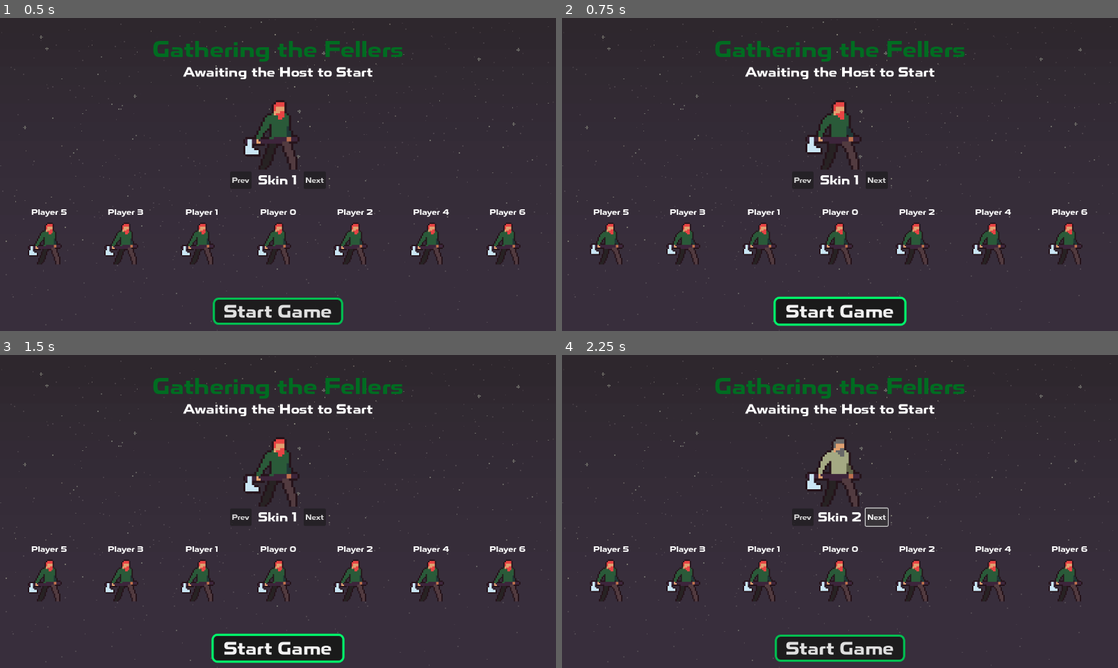
Above: before the commit, frames 1-4 (two rows, left to right).
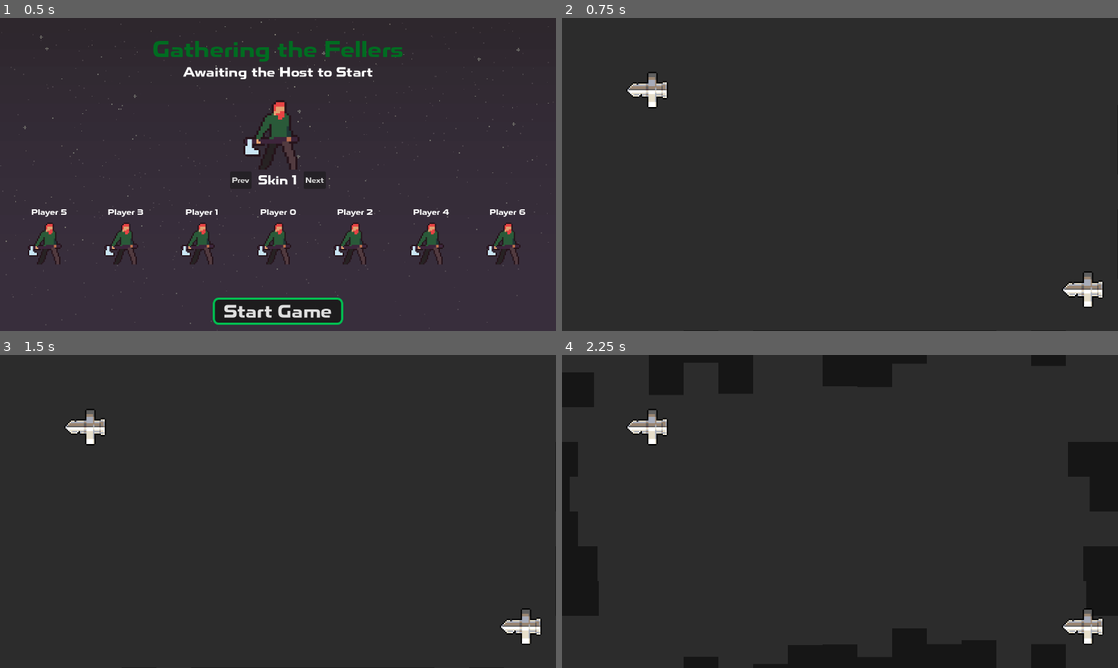
Above: after the commit, the same moments.

Repository: Lertos/last-feller-alive
Game: Godot game, scene res://scenes/lobby/lobby.tscn
The game is run twice, just before and just after one commit, with the same random seed, the same clock (stepped at 60 frames per second) and the same inputs. This scene is started directly instead of the project's main scene.
Inputs (mouse positions are in pixels of both pictures, inside the frame that each line leads up to):
- Up to frame 1 (0.5 s): no input
- Up to frame 2 (0.75 s): click "Start Game" at 0.5 s
- Up to frame 3 (1.5 s): click (278, 649) at 1.25 s, where only the run before the commit has a clickable "Start Game"
- Up to frame 4 (2.25 s): click (878, 517) at 2 s, where only the run before the commit has a clickable "Next"

Frame 1 is identical in both runs. In frame 2, 7.5% of the frame differs, in the area x 0-100%, y 1-100%; in frame 3, 7.5%; in frame 4, 16%, in the area x 0-100%, y 0-100%.

Commit message:
Moving logic to the correct places

Diff:
--- a/scenes/lobby/lobby.gd
+++ b/scenes/lobby/lobby.gd
@@ -6,6 +6,8 @@
 
 
 func _ready():
+	$VB/StartButton.visible = multiplayer.is_server()
+
 	setup_player_spots()
 
 
@@ -24,3 +26,15 @@
 			new_player.position.x = (i / 2) * space_per_player
 		elif i % 2 != 0:
 			new_player.position.x -= (floor(i / 2) + 1) * space_per_player
+
+
+@rpc("any_peer", "call_local")
+func start_game():
+	var scene = load("res://main.tscn").instantiate()
+
+	get_tree().root.add_child(scene)
+	self.hide()
+
+
+func _on_start_button_pressed():
+	start_game.rpc()
--- a/scenes/lobby/lobby.tscn
+++ b/scenes/lobby/lobby.tscn
@@ -234,7 +234,7 @@
 theme_override_constants/separation = 122
 alignment = 1
 
-[node name="Button" type="Button" parent="VB"]
+[node name="StartButton" type="Button" parent="VB"]
 custom_minimum_size = Vector2(300, 0)
 layout_mode = 2
 size_flags_horizontal = 4
@@ -245,3 +245,5 @@
 layout_mode = 2
 label_settings = SubResource("LabelSettings_nn031")
 horizontal_alignment = 1
+
+[connection signal="pressed" from="VB/StartButton" to="." method="_on_start_button_pressed"]
--- a/scripts/multiplayer_controller.gd
+++ b/scripts/multiplayer_controller.gd
@@ -43,7 +43,6 @@
 #Gets called only from client-side
 func connected_to_server():
 	send_player_info.rpc_id(1, $VB/PlayerName.text, multiplayer.get_unique_id())
-
 	print("Connected to server")
 
 
@@ -106,6 +105,33 @@
 	self.hide()
 
 
+func _on_join_button_down():
+	peer = ENetMultiplayerPeer.new()
+
+	if not is_valid_address_and_port():
+		return
+
+	if not is_name_empty():
+		return
+
+	peer.create_client(address, port)
+
+	#Check to make sure the connection could be established
+	if peer.get_host() == null:
+		show_help_msg("Connection could not be established", "Well f***")
+		return
+	else:
+		show_help_msg("Connection success! Waiting for host to start", "Thank the heavens")
+
+	peer.get_host().compress(compression_type)
+
+	multiplayer.set_multiplayer_peer(peer)
+
+	print("Server has been created. Waiting for players")
+
+	load_lobby()
+
+
 func is_valid_address_and_port() -> bool:
 	#Get IP address and port, or assign defaults if debugging
 	address = $VB/ServerIP.text
@@ -138,43 +164,6 @@
 	return true
 
 
-func _on_join_button_down():
-	peer = ENetMultiplayerPeer.new()
-
-	if not is_valid_address_and_port():
-		return
-
-	if not is_name_empty():
-		return
-
-	peer.create_client(address, port)
-
-	#Check to make sure the connection could be established
-	if peer.get_host() == null:
-		show_help_msg("Connection could not be established", "Well f***")
-		return
-	else:
-		show_help_msg("Connection success! Waiting for host to start", "Thank the heavens")
-
-	peer.get_host().compress(compression_type)
-
-	multiplayer.set_multiplayer_peer(peer)
-
-	print("Server has been created. Waiting for players")
-
-
-func _on_start_button_down():
-	start_game.rpc()
-
-
-@rpc("any_peer", "call_local")
-func start_game():
-	var scene = load("res://main.tscn").instantiate()
-
-	get_tree().root.add_child(scene)
-	self.hide()
-
-
 func _on_accept_dialog_visibility_changed():
 	$PopupHelper.visible = $AcceptDialog.visible
 
